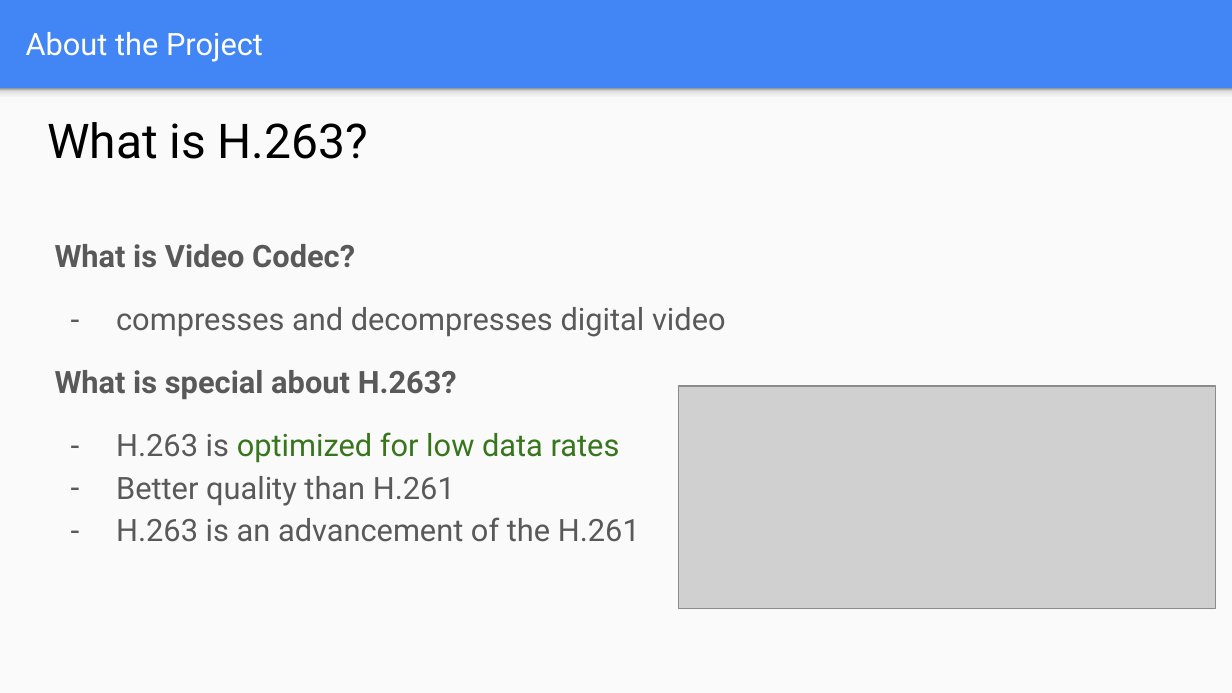
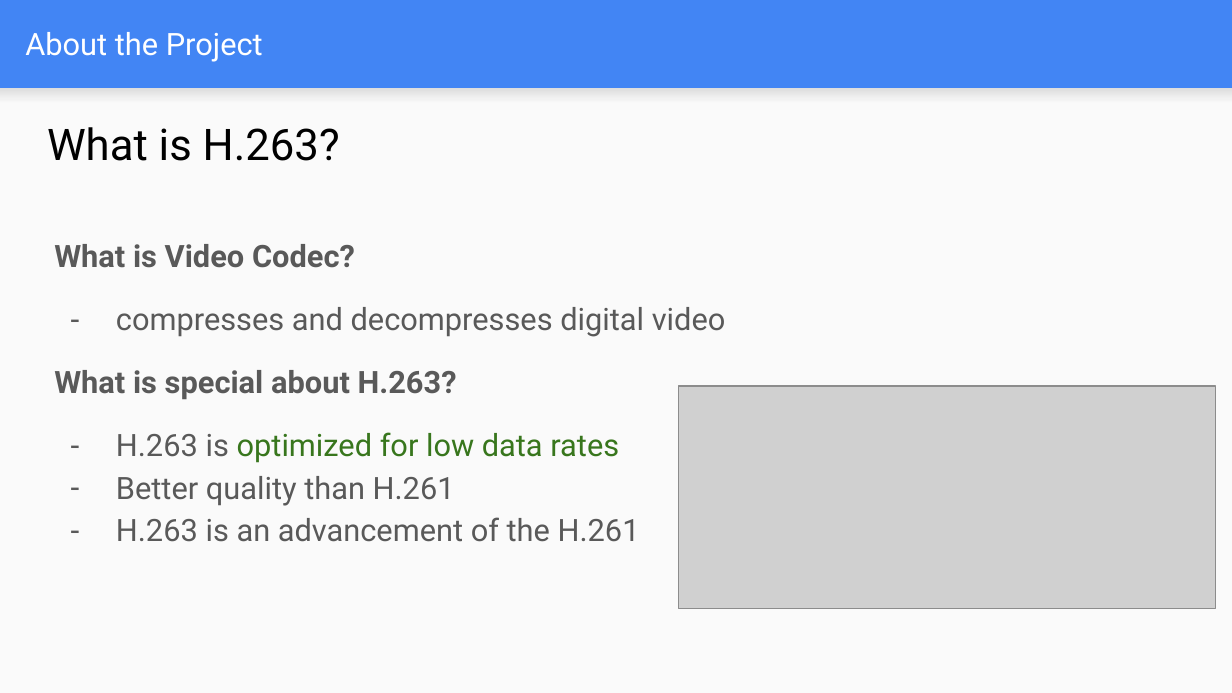
Before and after one commit to JKHHai/G4_H263_Compression, a slide deck: slide 4 of docs/H.263 Media Compression Broadcast on FPGAs Final project Demo.pptx (slide 5 before the commit). Drawn at 1232x693 pixels with LibreOffice and Linux fonts; fonts in the diff are those of the drawing; grey boxes stand for pictures. Boxes give left, top, right and bottom in pixels: in the first picture for what was removed or moved away, otherwise in the second. Text is boxed around its words. In the diff, an @@ line names an element or a change of style, - is before the commit and + after.

```diff
--- a/docs/H.263 Media Compression Broadcast on FPGAs Final project Demo.pptx
+++ b/docs/H.263 Media Compression Broadcast on FPGAs Final project Demo.pptx
@@ rectangle at bbox=[0, 89, 1232, 103]: fill gradient #F9F9F9 to #DEDEDE to #999999 to gradient #F9F9F9 to #DEDEDE @@
@@ text "What is H.263?" at bbox=[47, 127, 340, 161]: size 28 to 25.5 pt; line spacing 0.9 to 1 @@
```
Also in this commit, not shown: 26 other slides changed, 1 slide removed, 4 other files.
